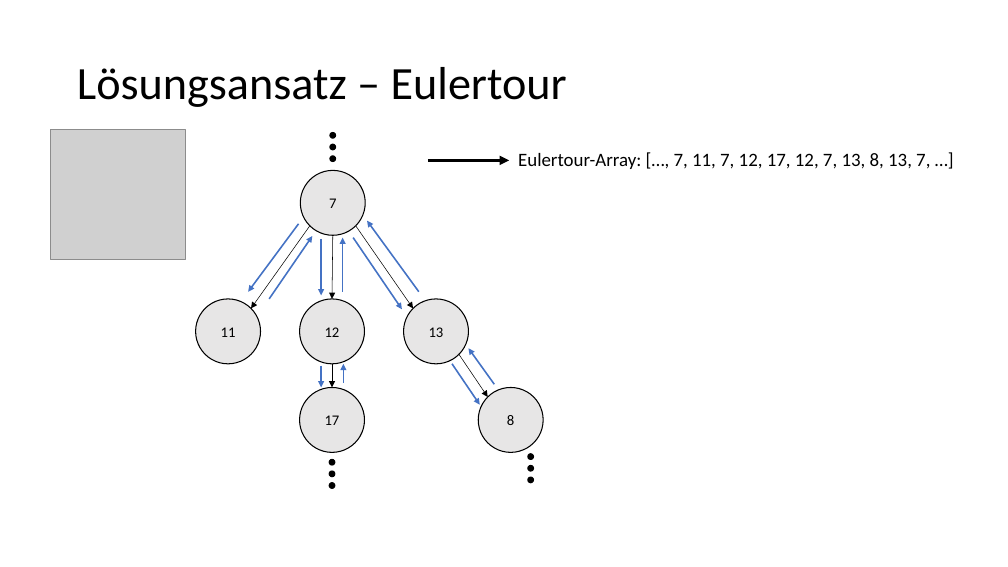
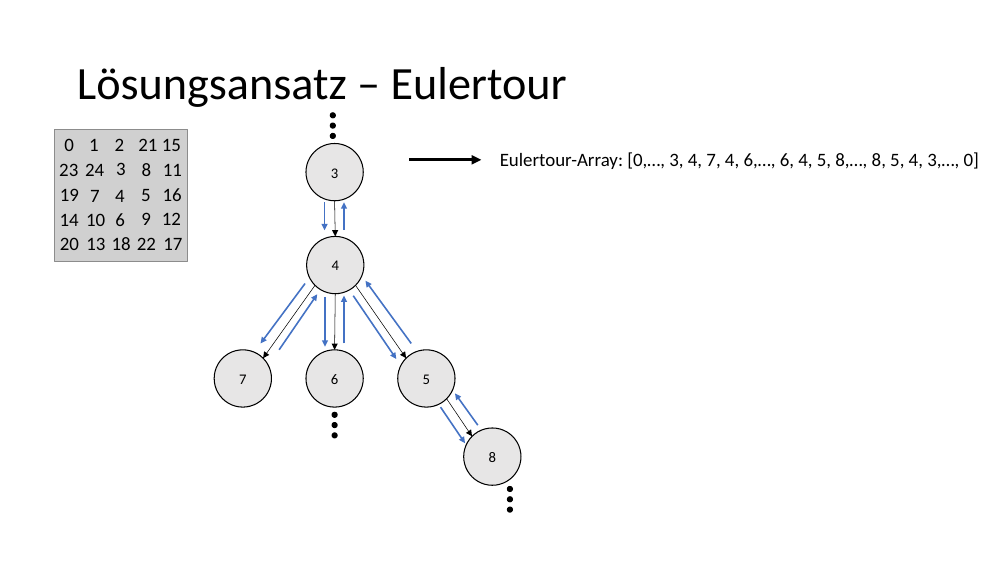
Before and after one commit to EiS94/Programmierwettbewerb, a slide deck: slide 25 of Präsentation/Präsentation.pptx. Drawn at 1008x567 pixels with LibreOffice and Linux fonts; fonts in the diff are those of the drawing; grey boxes stand for pictures. Boxes give left, top, right and bottom in pixels: in the first picture for what was removed or moved away, otherwise in the second. Text is boxed around its words. In the diff, an @@ line names an element or a change of style, - is before the commit and + after.

```diff
--- a/Präsentation/Präsentation.pptx
+++ b/Präsentation/Präsentation.pptx
@@ ellipse: place and size @@
-ellipse at (330,132,336,138)
+ellipse at (330,113,336,118)
@@ ellipse: place and size @@
-ellipse at (330,144,336,150)
+ellipse at (330,123,336,129)
@@ ellipse: place and size @@
-ellipse at (330,156,336,162)
+ellipse at (330,133,336,138)
@@ text "11": place and size @@
-text "11" at (196,299,261,364)
+text "11" at (163,164,182,176)
@@ arrow moved from (428, 160) - (509, 160) to (410, 160) - (482, 160) @@
@@ text at (500,152,979,169): text changed @@
-Eulertour-Array: […, 7, 11, 7, 12, 17, 12, 7, 13, 8, 13, 7, …]
+Eulertour-Array: [0,…, 3, 4, 7, 4, 6,…, 6, 4, 5, 8,…, 8, 5, 4, 3,…, 0]
@@ text "12": place and size @@
-text "12" at (299,299,364,364)
+text "12" at (162,212,181,225)
@@ group added at (306,144,455,408): 4 ellipses, 2 arrows @@
+4
+5
+6
+3
@@ arrow moved from (321, 366) - (321, 388) to (344, 230) - (344, 203) @@
@@ text "13": place and size @@
-text "13" at (404,299,469,364)
+text "13" at (86,237,105,250)
@@ group added at (59,138,182,250): 21 texts @@
+0
+1
+2
+3
+4
+7
+5
+21
+15
+8
+24
+23
+19
+16
+14
+10
+6
+9
+22
+20
+18
@@ size 14 to 18 pt; alignment centre to left; vertical alignment middle to top; fill #E7E6E6 to none; outline #000000 1 pt to none in 4 elements at (163,164,182,176), (86,237,105,250), (162,212,181,225), (163,238,182,250) @@
@@ text "17": place and size @@
-text "17" at (299,388,364,453)
+text "17" at (163,238,182,250)
@@ arrow moved from (299, 224) - (248, 292) to (306, 284) - (261, 343) @@
@@ arrow moved from (310, 226) - (251, 309) to (315, 285) - (263, 358) @@
@@ arrow moved from (269, 299) - (312, 236) to (279, 350) - (318, 294) @@
@@ arrow moved from (321, 239) - (321, 296) to (325, 297) - (325, 347) @@
@@ arrow moved from (333, 235) - (332, 299) to (335, 294) - (335, 350) @@
@@ arrow moved from (343, 292) - (343, 237) to (344, 343) - (344, 296) @@
@@ arrow moved from (353, 237) - (402, 309) to (353, 296) - (396, 359) @@
@@ arrow moved from (356, 226) - (413, 309) to (355, 285) - (406, 358) @@
@@ arrow moved from (419, 292) - (368, 221) to (411, 343) - (365, 281) @@
@@ ellipse "7": place and size @@
-ellipse "7" at (300,170,365,235)
+ellipse "7" at (214,350,271,408)
@@ arrow removed from (332, 364) to (332, 388) @@
@@ arrow removed from (343, 383) to (343, 364) @@
@@ arrow moved from (452, 364) - (480, 405) to (441, 408) - (465, 443) @@
@@ arrow moved from (459, 354) - (488, 397) to (446, 399) - (472, 436) @@
@@ arrow moved from (495, 384) - (469, 349) to (478, 425) - (455, 393) @@
@@ 3 ellipses: place and size @@
-3 ellipses at (329,460,335,489)
+3 ellipses at (332,412,337,439)
@@ ellipse "8": place and size @@
-ellipse "8" at (479,388,544,453)
+ellipse "8" at (464,428,521,485)
@@ ellipse: place and size @@
-ellipse at (528,477,534,483)
+ellipse at (507,507,513,513)
@@ ellipse: place and size @@
-ellipse at (528,466,534,472)
+ellipse at (507,497,513,502)
@@ ellipse: place and size @@
-ellipse at (528,454,534,460)
+ellipse at (507,487,513,492)
```
Also in this commit, not shown: 1 other slide changed, 21 slides added, 1 slide removed.
